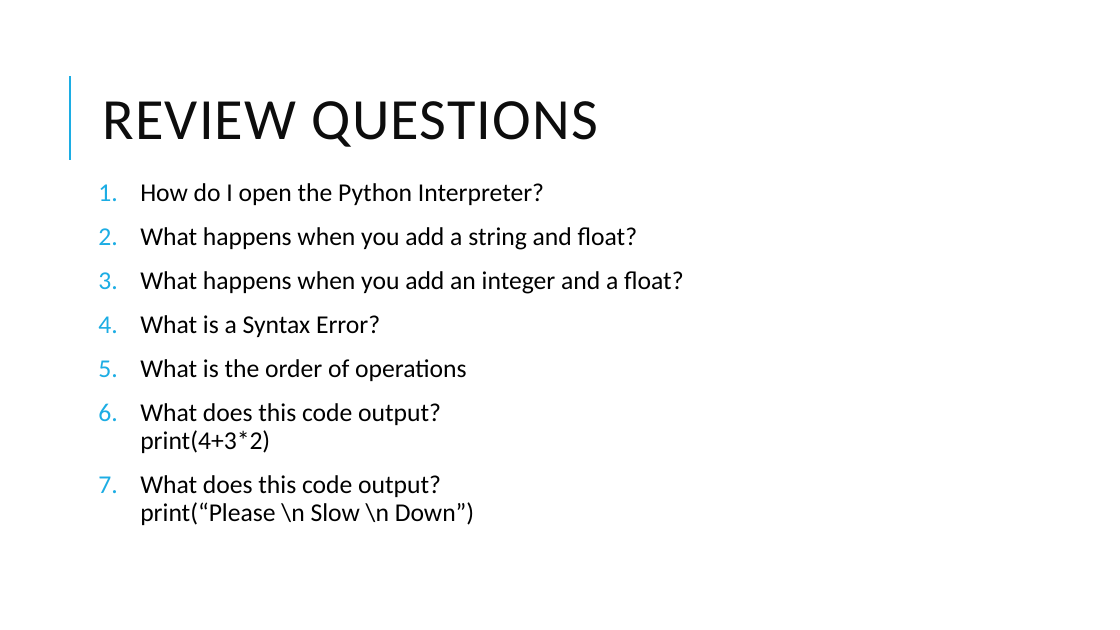
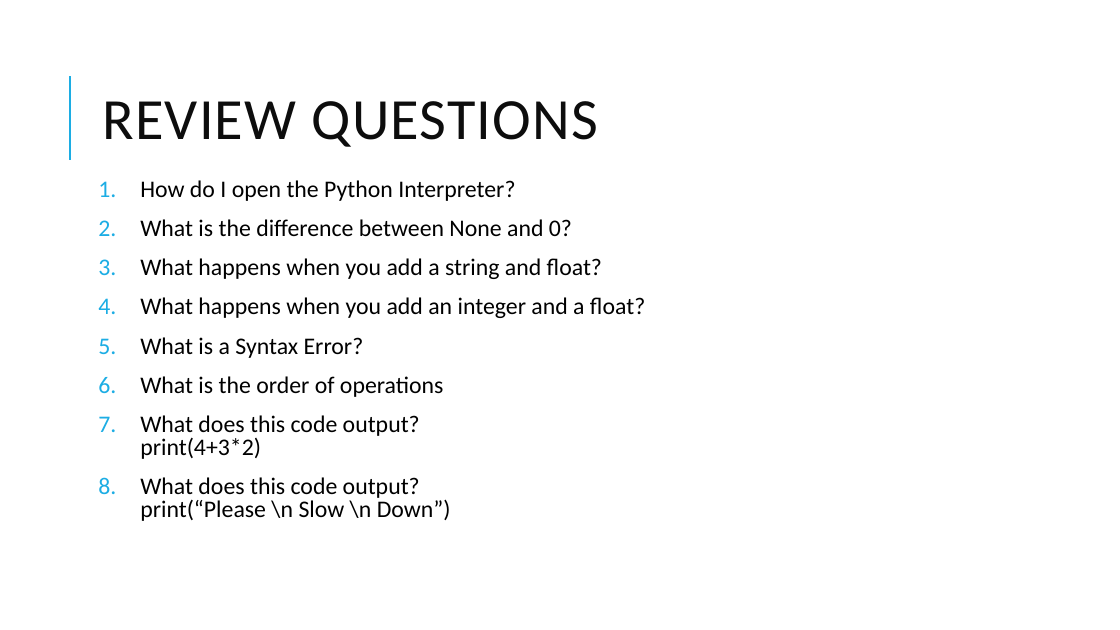
Before and after one commit to eicandanedo/python101, a slide deck: slide 24 of 1. Input Output/Lessons/Introduction to Python 1.pptx (slide 25 before the commit). Drawn at 1120x630 pixels with LibreOffice and Linux fonts; fonts in the diff are those of the drawing. Boxes give left, top, right and bottom in pixels: in the first picture for what was removed or moved away, otherwise in the second. Text is boxed around its words. In the diff, an @@ line names an element or a change of style, - is before the commit and + after.

```diff
--- a/1. Input Output/Lessons/Introduction to Python 1.pptx
+++ b/1. Input Output/Lessons/Introduction to Python 1.pptx
@@ text at (140,180,645,521): size 22 to 20.4 pt in "How do I open the Python Interpreter?", "What happens when you add a string ...", "What happens when you add an integer ...", "What is a Syntax Error?" and 3 more places; line spacing 0.9 to 0.8 @@
@@ text at (140,219,572,236): paragraph added @@
+2. What is the difference between None and 0?
```
Also in this commit, not shown: 6 other slides changed, 1 slide removed.
